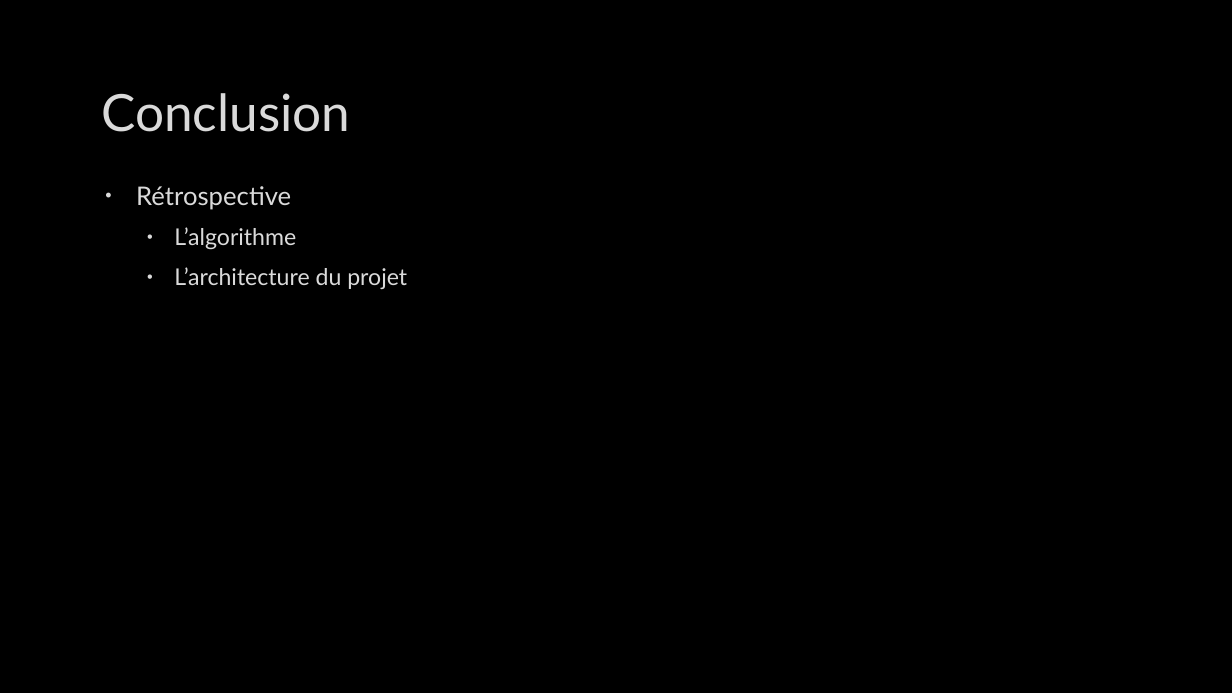
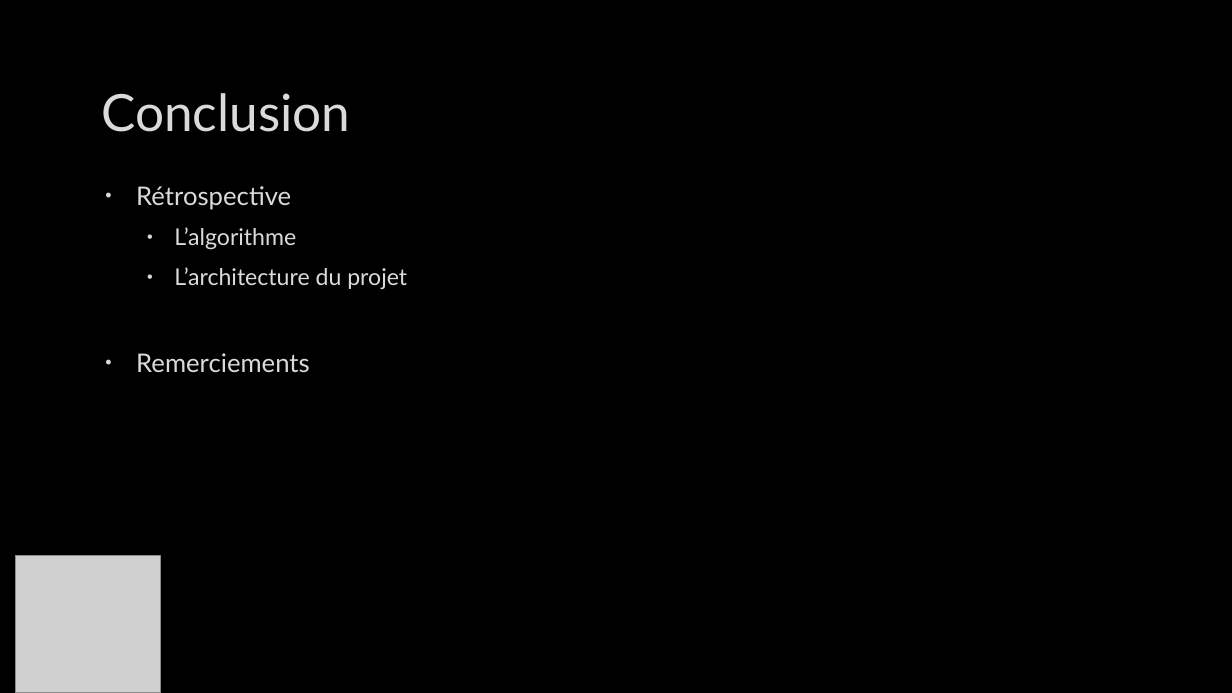
Before and after one commit to CyrilPy/BadMonkey, a slide deck: slide 23 of Gestion projet/Projet intégration robotique – IMERIR.pptx. Drawn at 1232x693 pixels with LibreOffice and Linux fonts; fonts in the diff are those of the drawing; grey boxes stand for pictures; background and template pictures are left out. Boxes give left, top, right and bottom in pixels: in the first picture for what was removed or moved away, otherwise in the second. Text is boxed around its words. In the diff, an @@ line names an element or a change of style, - is before the commit and + after.

Commit message:
MaJ - Powerpoint

```diff
--- a/Gestion projet/Projet intégration robotique – IMERIR.pptx
+++ b/Gestion projet/Projet intégration robotique – IMERIR.pptx
@@ text at bbox=[136, 353, 310, 372]: paragraph added @@
+• Remerciements
@@ picture added at bbox=[16, 555, 161, 693] @@
```
